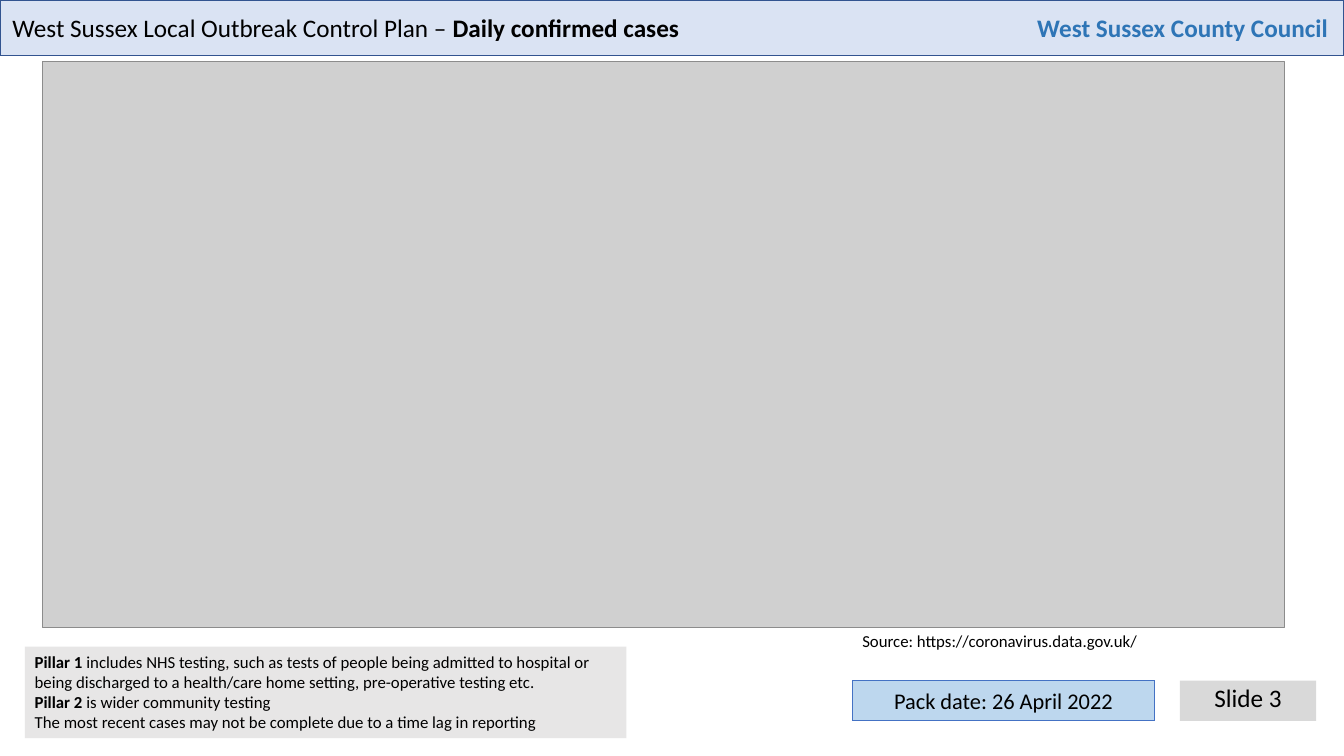
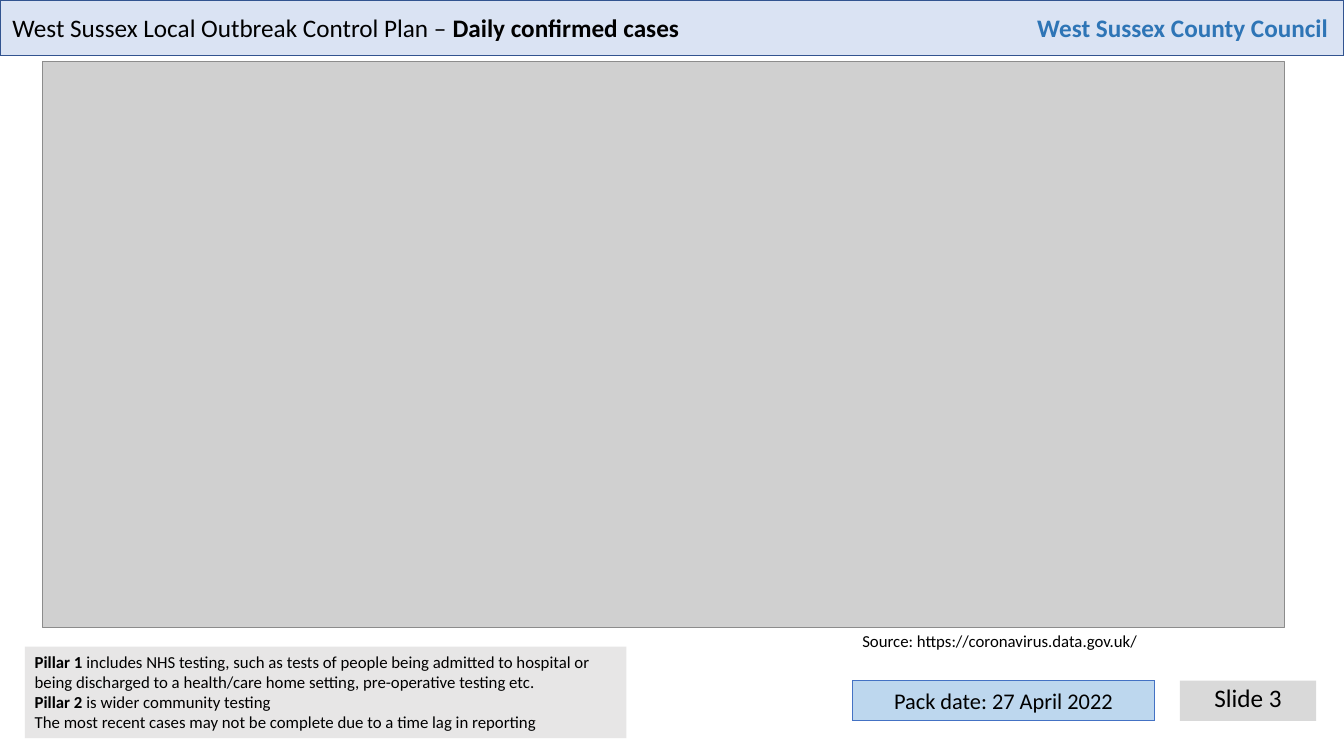
Before and after one commit to psychty/wsx_covid_datapack_public, a slide deck: slide 3 of Latest_West_Sussex_C19_slide_deck.pptx. Drawn at 1344x756 pixels with LibreOffice and Linux fonts; fonts in the diff are those of the drawing; grey boxes stand for pictures. Boxes give left, top, right and bottom in pixels: in the first picture for what was removed or moved away, otherwise in the second. Text is boxed around its words. In the diff, an @@ line names an element or a change of style, - is before the commit and + after.

```diff
--- a/Latest_West_Sussex_C19_slide_deck.pptx
+++ b/Latest_West_Sussex_C19_slide_deck.pptx
@@ text in rectangle at <box>894,693,1112,713</box>: text changed @@
-Pack date: 26 April 2022
+Pack date: 27 April 2022
```
Also in this commit, not shown: 16 other slides changed, 5 slides removed, 49 other files.
